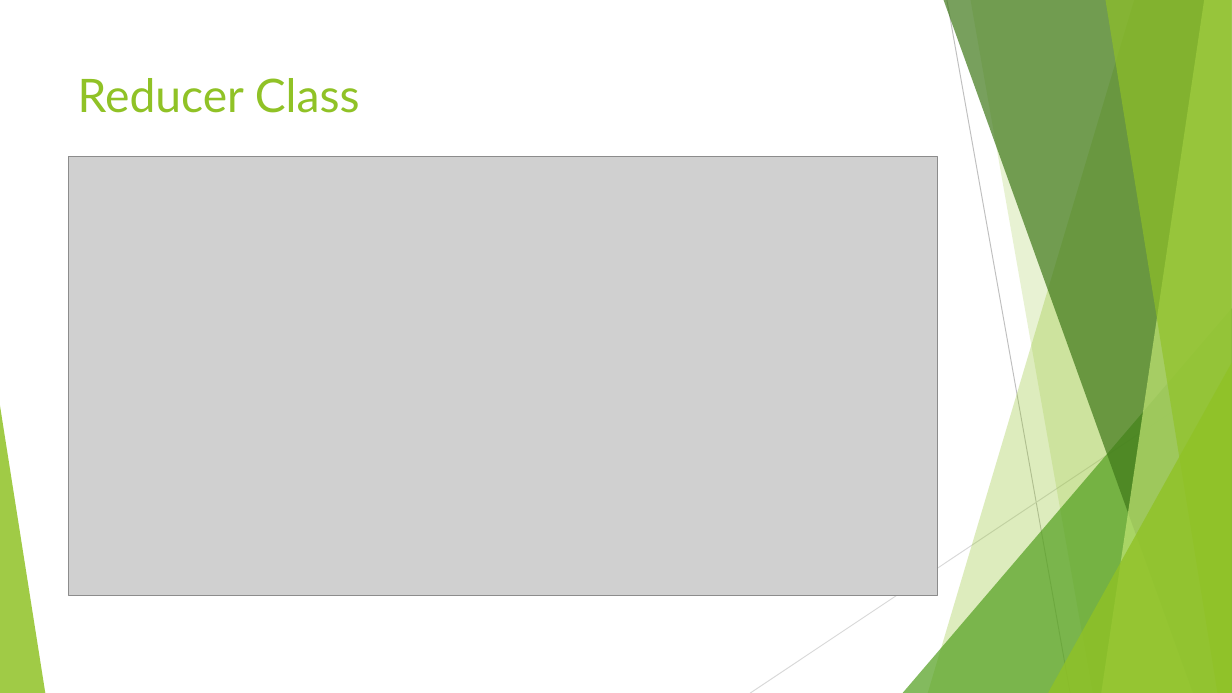
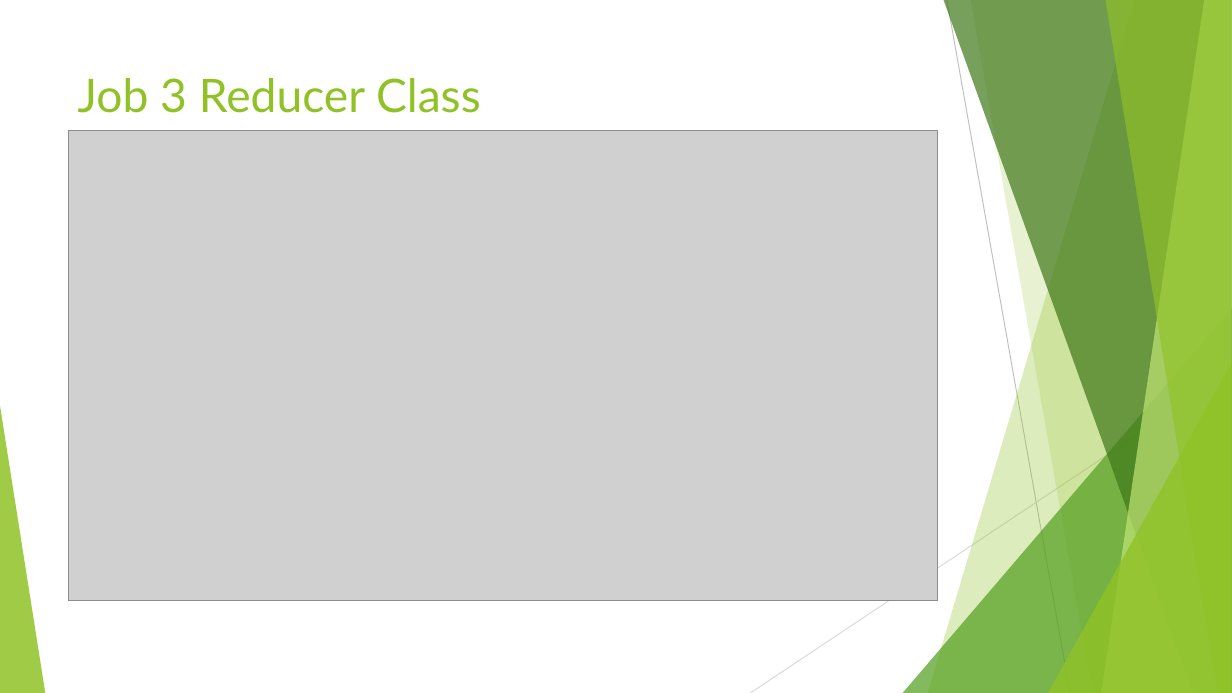
Before and after one commit to srikarreddy-m/CS551-ASE, a slide deck: slide 10 of HackBattleSP15/documentation/ASE Hackathon.pptx (slide 9 before the commit). Drawn at 1232x693 pixels with LibreOffice and Linux fonts; fonts in the diff are those of the drawing; grey boxes stand for pictures. Boxes give left, top, right and bottom in pixels: in the first picture for what was removed or moved away, otherwise in the second. Text is boxed around its words. In the diff, an @@ line names an element or a change of style, - is before the commit and + after.

```diff
--- a/HackBattleSP15/documentation/ASE Hackathon.pptx
+++ b/HackBattleSP15/documentation/ASE Hackathon.pptx
@@ title at box(78, 78, 481, 113): text changed @@
-Reducer Class
+Job 3 Reducer Class
@@ picture: place and size @@
-picture at box(68, 156, 937, 595)
+picture at box(68, 130, 937, 601)
```
Also in this commit, not shown: 8 other slides changed, 1 slide added, 1 other file.
